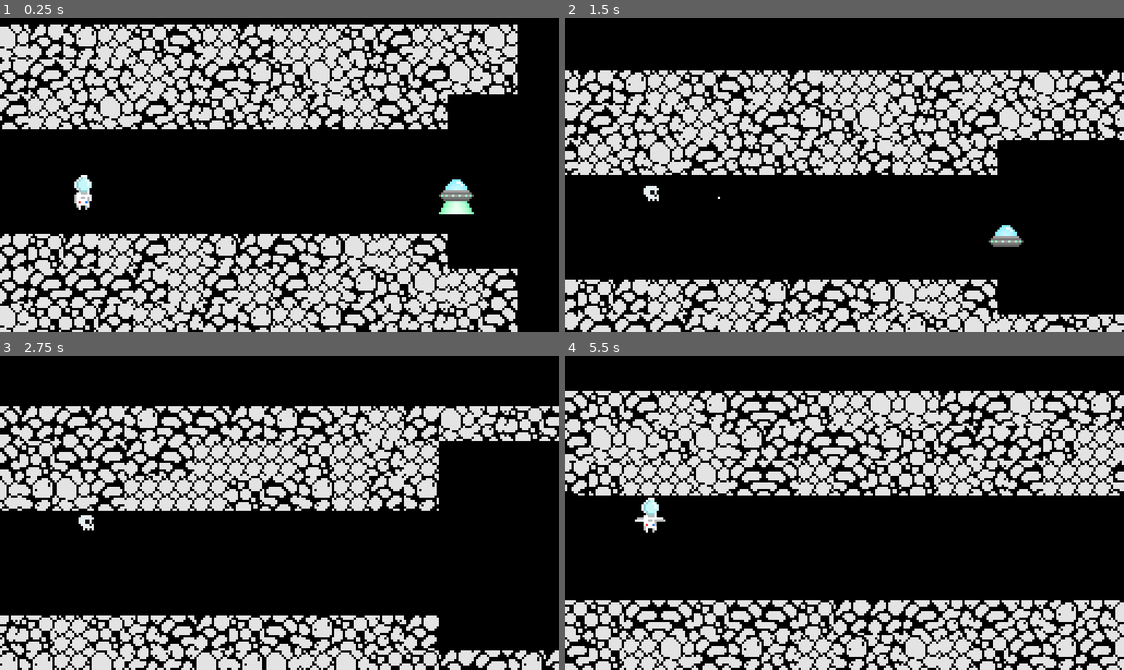
Above: before the commit, frames 1-4 (two rows, left to right).
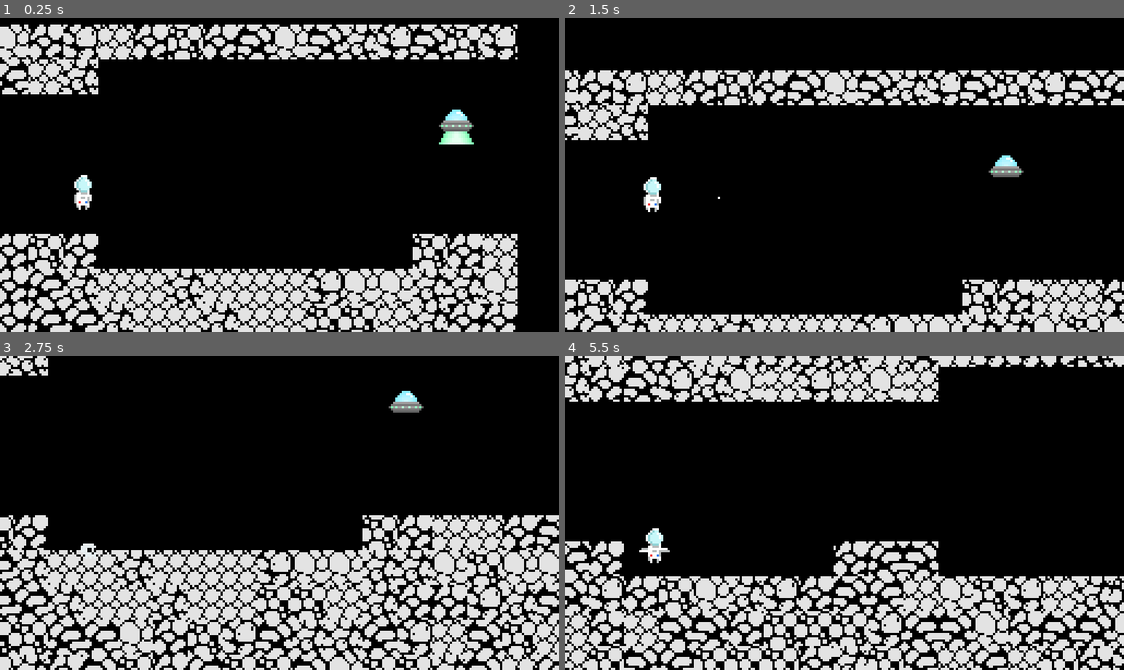
Above: after the commit, the same moments.

Repository: LucasAnacleto/space-conquer
Game: Godot game, scene res://scenes/space/Space.tscn
The game is run twice, just before and just after one commit, with the same random seed, the same clock (stepped at 60 frames per second) and the same inputs.
Inputs (mouse positions are in pixels of both pictures, inside the frame that each line leads up to):
- Up to frame 1 (0.25 s): no input
- Up to frame 2 (1.5 s): move the mouse to (967, 159) at 0.52 s; press the mouse at (967, 159) at 0.53 s; move the mouse to (732, 190) at 1.27 s; release the mouse at (732, 190) at 1.28 s; tap Space (shot) at 1.35 s
- Up to frame 3 (2.75 s): move the mouse to (335, 443) at 2.02 s; press the mouse at (335, 443) at 2.03 s
- Up to frame 4 (5.5 s): move the mouse to (816, 575) at 2.77 s; release the mouse at (816, 575) at 2.78 s; tap Space (shot) at 2.85, 4.35 s; move the mouse to (1012, 560) at 3.52 s; press the mouse at (1012, 560) at 3.53 s; move the mouse to (676, 465) at 4.27 s; release the mouse at (676, 465) at 4.28 s; move the mouse to (872, 513) at 5.02 s; press the mouse at (872, 513) at 5.03 s

The runs differ from the first frame. In frame 1, 28% of the frame differs, in the area x 0-93%, y 2-100%; in frame 2, 24%; in frame 3, 45%, in the area x 0-100%, y 0-100%; in frame 4, 45%.

Commit message:
space between tilemap and player

Diff:
--- a/scenes/space/Space.tscn
+++ b/scenes/space/Space.tscn
@@ -29,7 +29,7 @@
 one_way_collision = true
 
 [node name="Timer" type="Timer" parent="Node/map"]
-wait_time = 0.218
+wait_time = 0.054
 autostart = true
 
 [node name="TimeReplay" type="Timer" parent="."]
@@ -43,9 +43,6 @@
 anchor_mode = 0
 current = true
 smoothing_enabled = true
-
-[node name="Camera2D2" type="Camera2D" parent="."]
-anchor_mode = 0
 [connection signal="body_entered" from="Node/map" to="Node/map/TileMap" method="_on_Area2D_body_entered"]
 [connection signal="platform_generated" from="Node/map/TileMap" to="Node" method="_on_TileMap_platform_generated"]
 [connection signal="timeout" from="Node/map/Timer" to="Node/map/TileMap" method="_on_Timer_timeout"]
--- a/script/Space.gd
+++ b/script/Space.gd
@@ -2,7 +2,7 @@
 
 onready var p = $Player/AnimatedSprite
 onready var pa = $Player
-onready var ca = $Camera2D
+onready var tile = $Node/map/TileMap
 
 
 
@@ -27,4 +27,5 @@
 
 
 func _on_TimeReplay_timeout():
+	tile.clear()
 	get_tree().reload_current_scene()
--- a/script/Trail.gd
+++ b/script/Trail.gd
@@ -5,7 +5,7 @@
 export var vel = 50
 
 var xUp = 0
-var yUp = 2
+var yUp = 1
 
 var xDown = 0
 var yDown = 6
@@ -21,16 +21,11 @@
 
 
 	set_cellv(Vector2(xUp, yUp), tile_set.get_tiles_ids()[rand_range(1, 9)])
-
-
-#
-	if xUp == 10:
-		emit_signal("platform_generated", map_to_world(Vector2(xUp, yUp)))
-
-
 	set_cellv(Vector2(xDown, yDown), tile_set.get_tiles_ids()[rand_range(1, 9)])
 
 
+	if xUp == 10:
+		emit_signal("platform_generated", map_to_world(Vector2(xUp, yUp)))
 
 
 	if get_cell(xUp, yUp) != INVALID_CELL:
@@ -44,7 +39,7 @@
 	if get_cell(xDown, yDown) != INVALID_CELL:
 		var count = yDown
 		count = count + 1
-		var t = 11
+		var t = 20
 		for i in yDown:
 			if count <= t:
 				set_cellv(Vector2(xDown, count), tile_set.get_tiles_ids()[rand_range(1, 9)])
@@ -53,7 +48,7 @@
 	xDown = xDown + 1
 
 func _on_Timer_timeout():
-	yUp = rand_range(0, 3)
+	yUp = rand_range(0, 2)
 	yDown = rand_range(6, 8)
 
 
